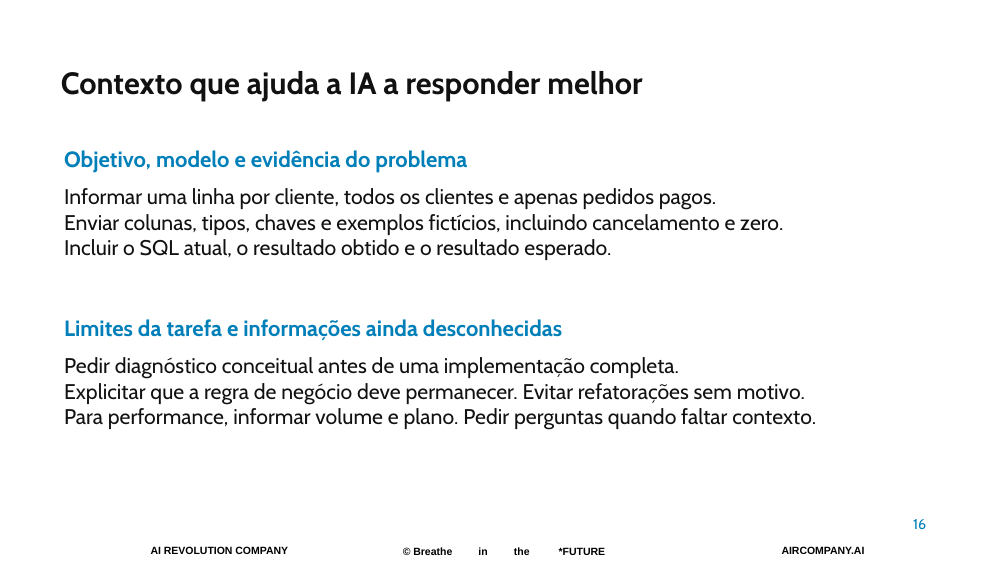
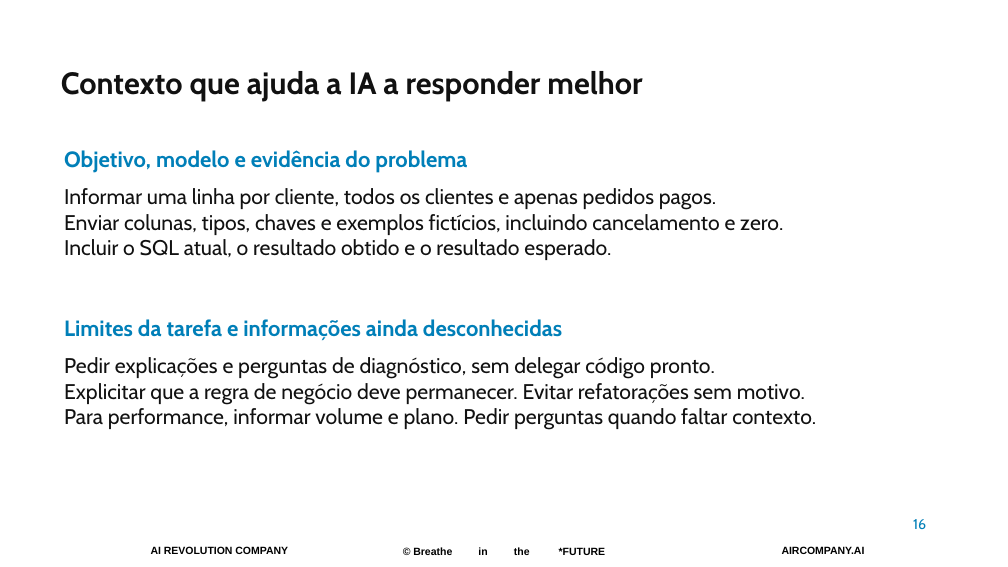
Before and after one commit to pedropalmieri/workshop4-pr-sql-ia, a slide deck: slide 16 of materiais/Workshop4-19nov2026.pptx. Drawn at 1008x567 pixels with LibreOffice and Linux fonts; fonts in the diff are those of the drawing; background and template pictures are left out. Boxes give left, top, right and bottom in pixels: in the first picture for what was removed or moved away, otherwise in the second. Text is boxed around its words. In the diff, an @@ line names an element or a change of style, - is before the commit and + after.

```diff
--- a/materiais/Workshop4-19nov2026.pptx
+++ b/materiais/Workshop4-19nov2026.pptx
@@ text at (x1=64, y1=357, x2=715, y2=379): text changed @@
-Pedir diagnóstico conceitual antes de uma implementação completa.
+Pedir explicações e perguntas de diagnóstico, sem delegar código pronto.
```
Also in this commit, not shown: 4 other slides changed.
